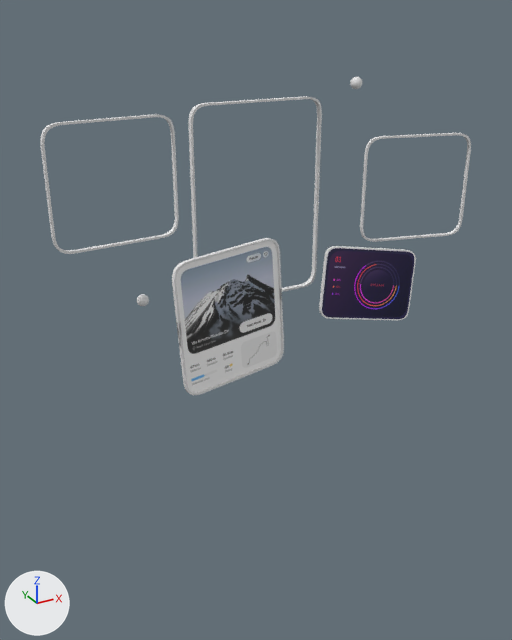
What one commit did to the glTF model public/hero-asset.glb.
Camera for both pictures: a 50 mm lens placed at (-5.16, -8.36, 2.76), pointed at (-0.46, 0.19, -1.51). The lights are fixed; the arrows at lower left show +X, +Y and +Z. The picture after the commit comes second. Where no turn or scale is listed for an object, it has been applied to the vertices.

Names of what the first picture shows: 'glow_1', 'glow_2', 'glow_3', 'glow_3.001', 'glow_3.002', 'glow_4', 'glow_4.002', 'surface_2', 'surface_2.001'.
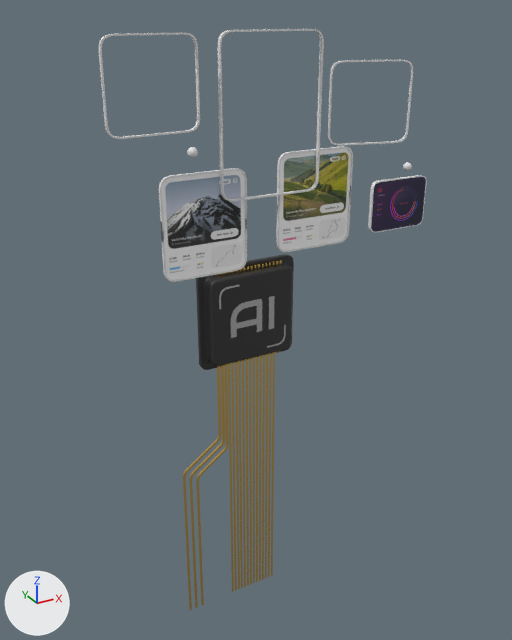
Patch to the scene script:
```diff
--- a/public/hero-asset.glb.py
+++ b/public/hero-asset.glb.py
@@ ob_glow_1 @@
 ob_glow_1 = bpy.data.objects.new('glow_1', me_plane)
-ob_glow_1.location = (-0.1, 0.74, 0.09)
+ob_glow_1.location = (-0.59, -0.47, 1.53)
 ob_glow_1.rotation_euler = (1.571, -1.571, 0.0)  # degrees (90, -90, 0)
+ob_glow_1.scale = (0.675, 0.675, 0.675)
@@ ob_glow_2 @@
 ob_glow_2 = bpy.data.objects.new('glow_2', me_plane_001)
-ob_glow_2.location = (1.29, -0.22, -1.13)
-ob_glow_2.rotation_euler = (0.653, -1.382, 0.626)  # degrees (37, -79, 36)
-ob_glow_2.scale = (0.687, 0.687, 0.687)
+ob_glow_2.location = (1.6, -0.41, 0.14)
+ob_glow_2.rotation_euler = (1.571, -1.571, 0.0)  # degrees (90, -90, 0)
+ob_glow_2.scale = (0.464, 0.464, 0.464)
@@ ob_glow_3 @@
 ob_glow_3 = bpy.data.objects.new('glow_3', me_plane_002)
-ob_glow_3.location = (-1.02, -0.12, -1.22)
-ob_glow_3.rotation_euler = (1.55, -0.0542, 0.129)  # degrees (89, -3.1, 7.4)
+ob_glow_3.location = (-1.52, -0.4, 0.25)
+ob_glow_3.rotation_euler = (1.571, 0.0, 0.0)  # degrees (90, 0, 0)
+ob_glow_3.scale = (0.675, 0.675, 0.675)
@@ ob_surface_2 @@
 ob_surface_2 = bpy.data.objects.new('surface_2', me_plane_003)
-ob_surface_2.location = (1.29, -0.22, -1.13)
-ob_surface_2.rotation_euler = (0.653, -1.382, 0.626)  # degrees (37, -79, 36)
-ob_surface_2.scale = (0.687, 0.687, 0.687)
+ob_surface_2.location = (1.6, -0.41, 0.14)
+ob_surface_2.rotation_euler = (1.571, -1.571, 0.0)  # degrees (90, -90, 0)
+ob_surface_2.scale = (0.464, 0.464, 0.464)
@@ ob_glow_3_001 @@
 ob_glow_3_001 = bpy.data.objects.new('glow_3.001', me_plane_004)
-ob_glow_3_001.location = (-2.41, 0.36, 0.72)
+ob_glow_3_001.location = (-2.15, -0.47, 1.97)
 ob_glow_3_001.rotation_euler = (1.64, -1.571, 0.0)  # degrees (94, -90, 0)
+ob_glow_3_001.scale = (0.675, 0.675, 0.675)
@@ ob_glow_3_002 @@
 ob_glow_3_002 = bpy.data.objects.new('glow_3.002', me_plane_005)
-ob_glow_3_002.location = (2.28, 0.02, 0.21)
+ob_glow_3_002.location = (1.02, -0.35, 1.59)
 ob_glow_3_002.rotation_euler = (1.323, -1.571, 0.0)  # degrees (76, -90, 0)
+ob_glow_3_002.scale = (0.675, 0.675, 0.675)
@@ ob_surface_2_001 @@
 ob_surface_2_001 = bpy.data.objects.new('surface_2.001', me_plane_006)
-ob_surface_2_001.location = (-1.02, -0.12, -1.22)
-ob_surface_2_001.rotation_euler = (1.55, -0.0542, 0.129)  # degrees (89, -3.1, 7.4)
+ob_surface_2_001.location = (-1.52, -0.4, 0.25)
+ob_surface_2_001.rotation_euler = (1.571, 0.0, 0.0)  # degrees (90, 0, 0)
+ob_surface_2_001.scale = (0.675, 0.675, 0.675)
@@ ob_glow_4 @@
 ob_glow_4 = bpy.data.objects.new('glow_4', me_cube_001)
-ob_glow_4.location = (-2.14, 0.39, -0.94)
-ob_glow_4.scale = (0.0486, 0.0486, 0.0486)
+ob_glow_4.location = (-1.97, -1.1, 1.32)
+ob_glow_4.scale = (0.0328, 0.0328, 0.0328)
@@ ob_glow_4_001 @@
 ob_glow_4_001 = bpy.data.objects.new('glow_4.001', me_cube_002)
-ob_glow_4_001.location = (2.07, 0.0, -1.51)
+ob_glow_4_001.location = (0.87, -1.36, 0.93)
 ob_glow_4_001.scale = (0.0451, 0.0451, 0.0451)
@@ ob_glow_4_002 @@
-ob_glow_4_002 = bpy.data.objects.new('glow_4.002', me_cube_003)
@@ ob_chip_001 @@
+ob_chip_001 = bpy.data.objects.new('Chip.001', me_cube_005)  # 92 vertices, 88 faces; spans x -0.551..0.551, y -0.087, z -0.551..0.551; in mat_material_016 (white #e7e7e7)
+ob_chip_001.location = (-0.6, 0.11, -1.37)
@@ ob_text @@
+ob_text = bpy.data.objects.new('Text', me_ai)  # 184 vertices, 182 faces; spans x 0.045..0.772, y 0.0, z 0.0..0.522; in mat_material_016 (white #e7e7e7)
+ob_text.location = (-1.02, 0.01, -1.62)
@@ ob_plane @@
+ob_plane = bpy.data.objects.new('Plane', me_plane_009)  # 428 vertices, 742 faces; spans x -0.91..0.73, y 0.0..0.03, z -4.93..-0.39; in mat_material_011 (yellow #ffd676)
+ob_plane.location = (-0.84, 0.17, -1.7)
@@ ob_cube_001 @@
+ob_cube_001 = bpy.data.objects.new('Cube.001', me_cube_004)  # 1584 vertices, 3024 faces; spans x -0.504..0.552, y 0.024..0.108, z -0.746..0.746; in mat_material_011 (yellow #ffd676)
+ob_cube_001.location = (-0.62, 0.11, -1.37)
@@ ob_chip @@
+ob_chip = bpy.data.objects.new('Chip', me_cube)  # 1008 vertices, 1978 faces; spans x -0.79..0.79, y -0.09..0.16, z -0.79..0.79; in mat_material_014 (dark grey #4c4c4c)
+ob_chip.location = (-0.6, 0.11, -1.37)
@@ ob_surface_2_002 @@
+ob_surface_2_002 = bpy.data.objects.new('surface_2.002', me_plane_012)  # 55 vertices, 53 faces; spans x -0.57..0.57, y 0.0, z -0.657..0.657; in mat_material_003 (picture img_96920367_6b6c_4d37_a21d_7b36442e2113_cover)
+ob_surface_2_002.location = (0.13, -0.4, 0.38)
@@ ob_glow_3_003 @@
+ob_glow_3_003 = bpy.data.objects.new('glow_3.003', me_plane_010)  # 232 vertices, 448 faces; spans x -0.589..0.589, y -0.018..0.023, z -0.676..0.676
+ob_glow_3_003.location = (0.13, -0.4, 0.38)
```

Location of each change, [x1, y1, x2, y2] in pixels of the pictures (512 x 640 px):
'surface_2.001', moved, turned, rescaled
    before: [176, 241, 281, 393]
    after: [162, 170, 245, 280]
'Plane', added (yellow)
    after: [183, 353, 275, 610]
'surface_2', moved, turned, rescaled
    before: [322, 248, 414, 319]
    after: [371, 177, 426, 232]
'Chip', added
    after: [196, 254, 294, 370]
'surface_2.002', added
    after: [279, 148, 351, 250]
'glow_1', moved, rescaled (21% narrower, 12% shorter)
    before: [188, 96, 322, 292]
    after: [218, 29, 324, 201]
'glow_3.001', moved, rescaled (27% narrower, 23% shorter)
    before: [40, 114, 179, 254]
    after: [99, 32, 200, 139]
'glow_3', moved, turned, rescaled
    before: [172, 238, 284, 395]
    after: [159, 168, 247, 282]
'glow_3.002', moved, rescaled (23% narrower, 20% shorter)
    before: [360, 133, 471, 242]
    after: [328, 59, 413, 146]
'glow_2', moved, turned, rescaled
    before: [319, 246, 416, 320]
    after: [368, 175, 427, 233]
'Text', added
    after: [231, 296, 275, 338]
'glow_3.003', added
    after: [276, 146, 353, 252]
'Cube.001', added
    after: [216, 260, 282, 367]
'glow_4', moved, rescaled
    before: [137, 294, 149, 306]
    after: [187, 147, 198, 158]
'Chip.001', added
    after: [219, 285, 286, 348]
'glow_4.002', deleted
    before: [350, 77, 362, 89]
'glow_4.001', moved (not visible before)
    after: [403, 162, 412, 171]
